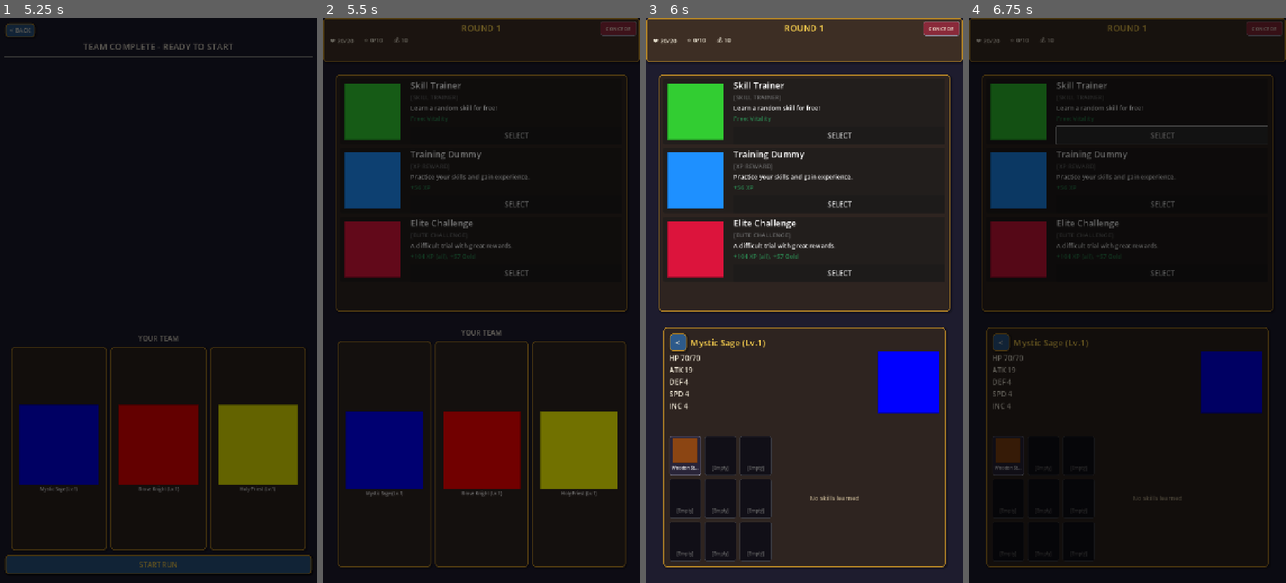
Above: before the commit, frames 1-4 (left to right).
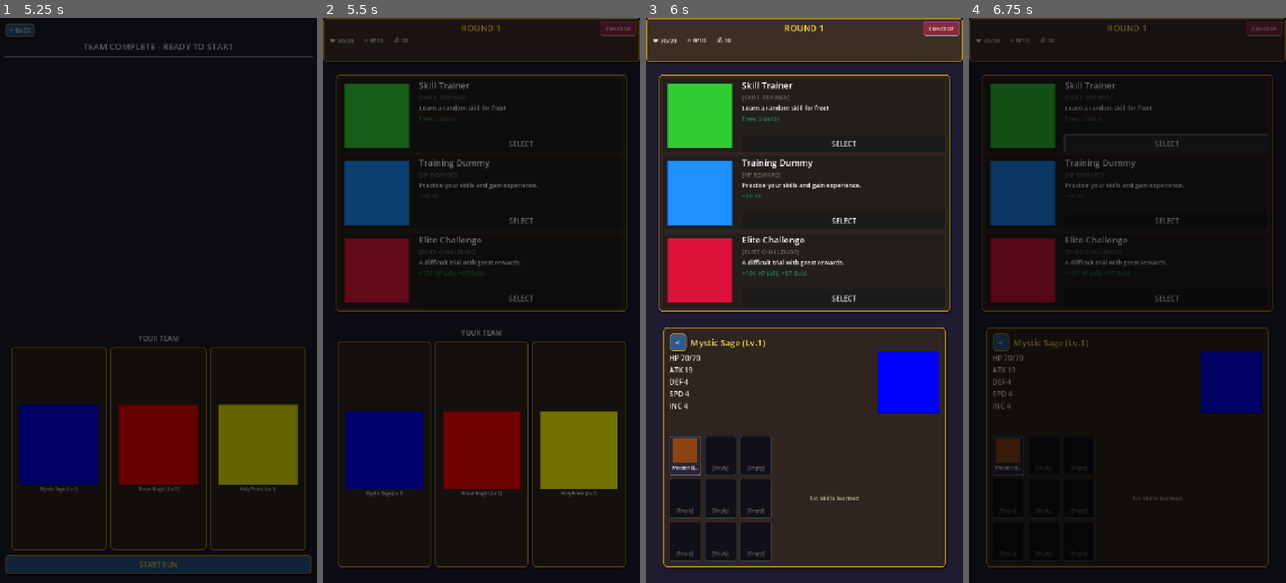
Above: after the commit, the same moments.

Repository: glenncj3/six-strong
Game: Godot game, scene res://scenes/main.tscn
Two runs of this game, one before a commit and one after it. Both use one fixed random seed, a clock stepped at 60 frames per second and the inputs below.
Inputs (mouse positions are in pixels of both pictures, inside the frame that each line leads up to):
- Up to frame 1 (5.25 s): click "PLAY" at 0.5 s; tap Enter at 1.25 s; move the mouse to (60, 131) at 1.27 s; hold D 1.28-2 s; tap G at 1.35 s; click (60, 131) at 1.42 s; click "<" at 2 s; click "SELECT" at 2.75 s; click "SELECT" at 3.5 s; click "SELECT" at 4.25 s; click "START RUN" at 5 s
- Up to frame 2 (5.5 s): no input
- Up to frame 3 (6 s): move the mouse to (706, 453) at 5.77 s; tap X at 5.85 s; click (706, 453) at 5.92 s
- Up to frame 4 (6.75 s): click "SELECT" at 6.5 s

Frame 1 is identical in both runs. In frame 2, 5.0% of the frame differs, in the area x 6-68%, y 11-51%; in frame 3, 6.0%; in frame 4, 5.1%.

Commit message:
fixed the encounter/combat UI sizing

Diff:
--- a/auto-battle-journey/scripts/utils/ui_helpers.gd
+++ b/auto-battle-journey/scripts/utils/ui_helpers.gd
@@ -444,7 +444,7 @@
 		Complete PanelContainer with combat option UI
 	"""
 	var panel = PanelContainer.new()
-	panel.custom_minimum_size.y = UIScaler.get_option_panel_height()
+	panel.size_flags_vertical = Control.SIZE_EXPAND_FILL  # Fill equal portion of container
 	panel.clip_contents = true
 
 	var hbox = HBoxContainer.new()
@@ -572,7 +572,7 @@
 		Complete PanelContainer with encounter option UI
 	"""
 	var panel = PanelContainer.new()
-	panel.custom_minimum_size.y = UIScaler.get_option_panel_height()
+	panel.size_flags_vertical = Control.SIZE_EXPAND_FILL  # Fill equal portion of container
 	panel.clip_contents = true
 
 	var hbox = HBoxContainer.new()
Not shown, changed: .claude/settings.local.json
